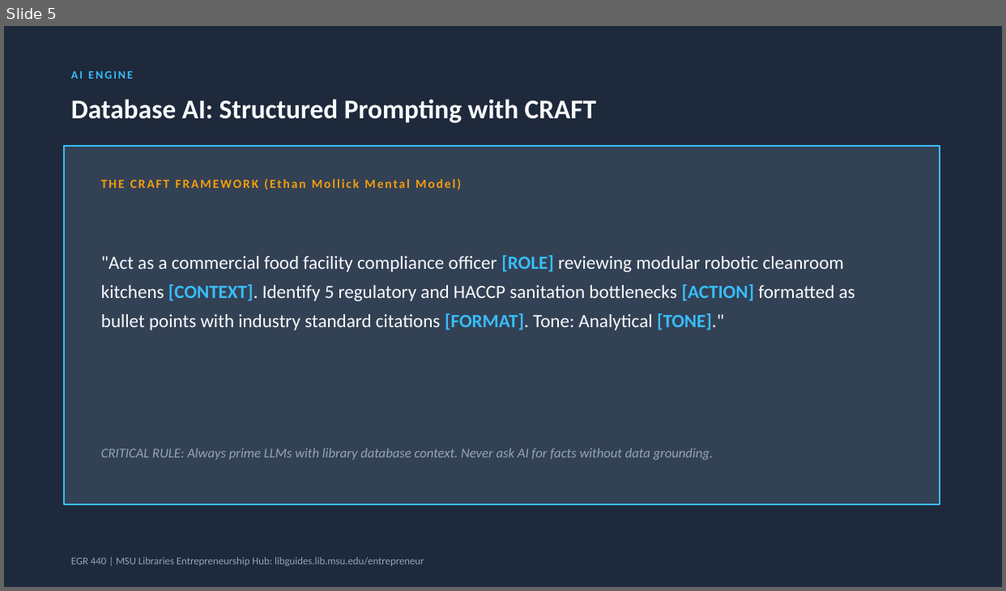
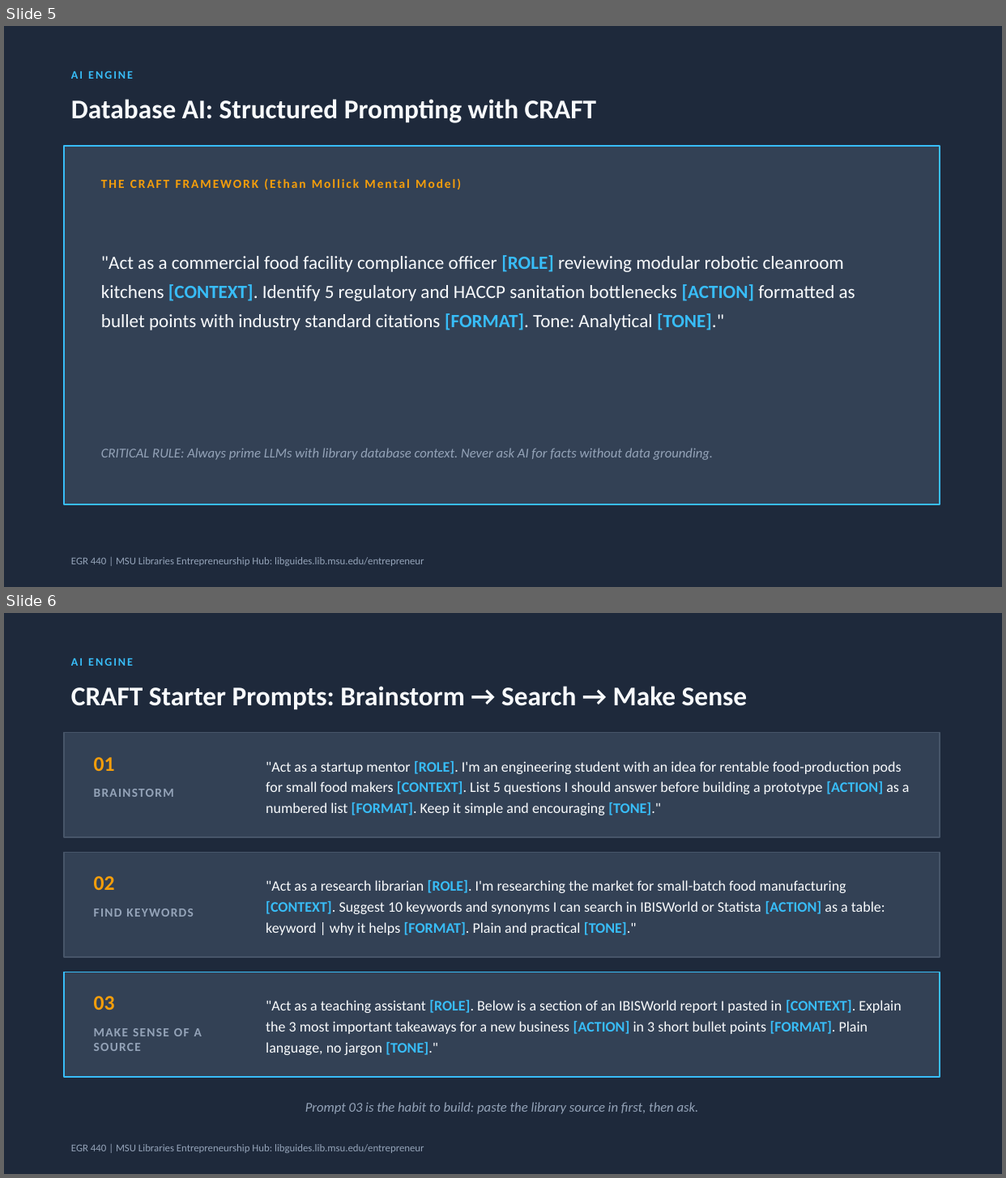
Before and after one commit to terenceoneill/hello-world, a slide deck: slides/EGR_440_Scalable_Innovation.pptx. Shown one above the other, each under a label of ours: slide 5 before the commit, slides 5 and 6 after it. The pictures are 1006x591 and 1006x1178 pixels, drawn with LibreOffice and Linux fonts; fonts in the diff are those of the drawing. Boxes give left, top, right and bottom in pixels: in the first picture for what was removed or moved away, otherwise in the second. Text is boxed around its words. In the diff, an @@ line names an element or a change of style, - is before the commit and + after.

```diff
--- a/slides/EGR_440_Scalable_Innovation.pptx
+++ b/slides/EGR_440_Scalable_Innovation.pptx
@@ slide 6 added at <box>4,613,1002,1174</box>, background #1E293B @@
@@ text added at <box>71,658,133,666</box>, 11 pt, text #38BDF8, bold @@
+AI ENGINE
@@ text added at <box>71,686,747,710</box>, 26 pt, text #F8FAFC, bold @@
+CRAFT Starter Prompts: Brainstorm → Search → Make Sense
@@ rectangle added at <box>64,733,940,837</box>, fill #334155, outline #475569 1 pt @@
@@ text added at <box>94,757,115,771</box>, 20 pt, text #F59E0B, bold @@
+01
@@ text added at <box>266,761,910,815</box>, 14 pt, text #F8FAFC @@
+"Act as a startup mentor [ROLE]. I'm an engineering student with an idea for rentable food-production pods for small food makers [CONTEXT]. List 5 questions I should answer before building a prototype [ACTION] as a numbered list [FORMAT]. Keep it simple and encouraging [TONE]."
@@ text added at <box>94,789,174,797</box>, 12 pt, text #94A3B8, bold @@
+BRAINSTORM
@@ rectangle added at <box>64,853,940,957</box>, fill #334155, outline #475569 1 pt @@
@@ text added at <box>94,876,115,890</box>, 20 pt, text #F59E0B, bold @@
+02
@@ text added at <box>266,880,885,935</box>, 14 pt, text #F8FAFC @@
+"Act as a research librarian [ROLE]. I'm researching the market for small-batch food manufacturing [CONTEXT]. Suggest 10 keywords and synonyms I can search in IBISWorld or Statista [ACTION] as a table: keyword | why it helps [FORMAT]. Plain and practical [TONE]."
@@ text added at <box>94,909,194,917</box>, 12 pt, text #94A3B8, bold @@
+FIND KEYWORDS
@@ rectangle added at <box>64,973,940,1077</box>, fill #334155, outline #38BDF8 1.5 pt @@
@@ text added at <box>94,996,115,1010</box>, 20 pt, text #F59E0B, bold @@
+03
@@ text added at <box>266,1000,901,1055</box>, 14 pt, text #F8FAFC @@
+"Act as a teaching assistant [ROLE]. Below is a section of an IBISWorld report I pasted in [CONTEXT]. Explain the 3 most important takeaways for a new business [ACTION] in 3 short bullet points [FORMAT]. Plain language, no jargon [TONE]."
@@ text added at <box>94,1029,202,1051</box>, 12 pt, text #94A3B8, bold @@
+MAKE SENSE OF A SOURCE
@@ text added at <box>305,1102,699,1114</box>, 13 pt, text #94A3B8, italic @@
+Prompt 03 is the habit to build: paste the library source in first, then ask.
@@ text added at <box>71,1144,424,1153</box>, 10 pt, text #94A3B8 @@
+EGR 440 | MSU Libraries Entrepreneurship Hub: libguides.lib.msu.edu/entrepreneur
```
Also in this commit, not shown: 1 other file.
